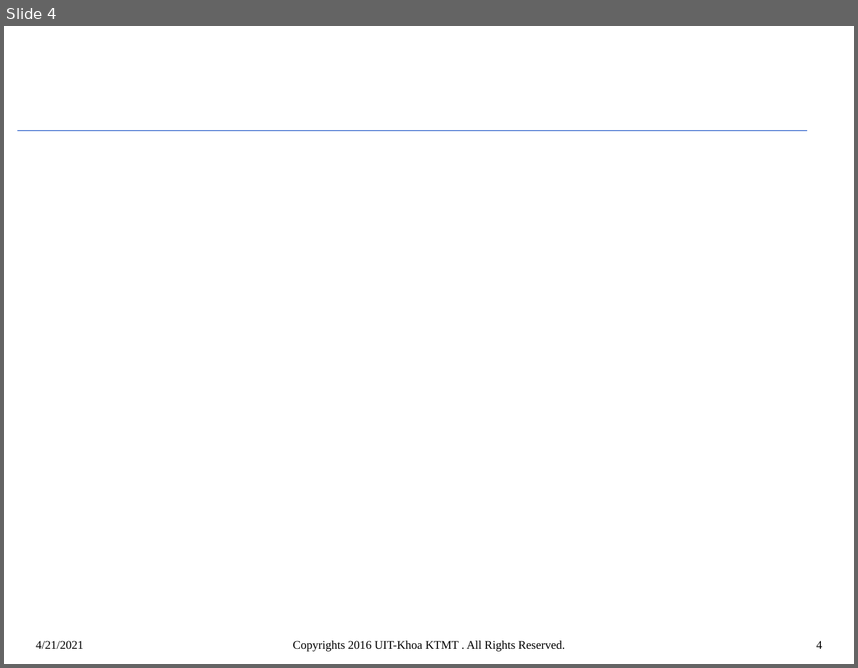
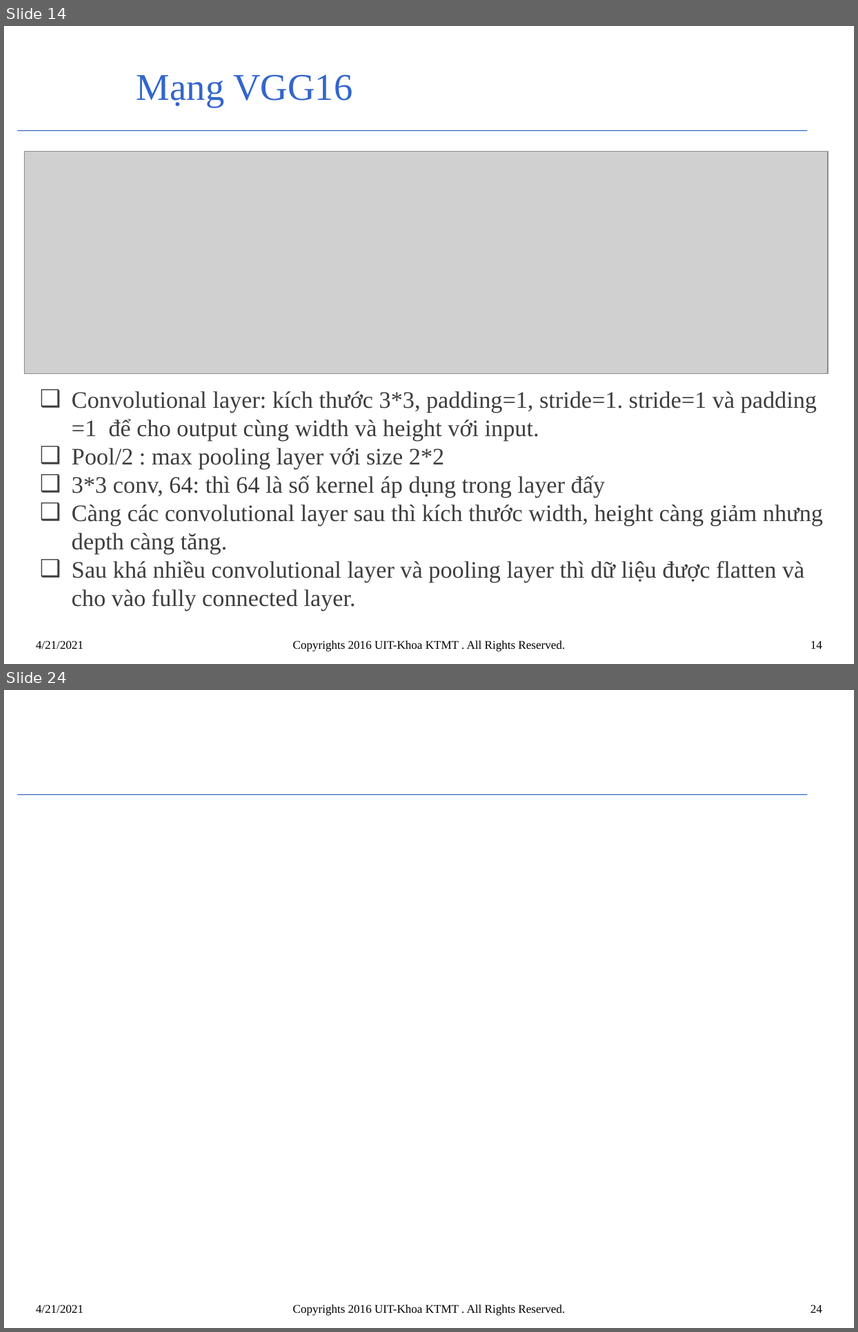
Before and after one commit to DuongTam1410/IU, a slide deck: Project/VGG16.pptx. Shown one above the other, each under a label of ours: slide 4 before the commit, slides 14 and 24 after it; the slides between them are not shown. The pictures are 858x668 and 858x1332 pixels, drawn with LibreOffice and Linux fonts; fonts in the diff are those of the drawing; grey boxes stand for pictures; background and template pictures are left out. Boxes give left, top, right and bottom in pixels: in the first picture for what was removed or moved away, otherwise in the second. Text is boxed around its words. In the diff, an @@ line names an element or a change of style, - is before the commit and + after.

```diff
--- a/Project/VGG16.pptx
+++ b/Project/VGG16.pptx
@@ slide 14 added at bbox=[4, 26, 854, 664], background #FFFFFF; not listed: 2 template elements that a slide beside it also shows @@
@@ title added at bbox=[136, 74, 352, 107], 32 pt, text #3366CC @@
+Mạng VGG16
@@ picture added at bbox=[25, 151, 828, 374] @@
@@ text added at bbox=[72, 391, 823, 610], 20 pt, text #3D3D3D @@
+❑ Convolutional layer: kích thước 3*3, padding=1, stride=1. stride=1 và padding =1 để cho output cùng width và height với input.
+❑ Pool/2 : max pooling layer với size 2*2
+❑ 3*3 conv, 64: thì 64 là số kernel áp dụng trong layer đấy
+❑ Càng các convolutional layer sau thì kích thước width, height càng giảm nhưng depth càng tăng.
+❑ Sau khá nhiều convolutional layer và pooling layer thì dữ liệu được flatten và cho vào fully connected layer.
@@ text added at bbox=[36, 640, 83, 648], 10 pt, text #000000 @@
+4/21/2021
@@ text added at bbox=[293, 640, 565, 651], 10 pt, text #000000 @@
+Copyrights 2016 UIT-Khoa KTMT . All Rights Reserved.
@@ page number added at bbox=[811, 640, 822, 648], 10 pt, text #000000 @@
+14
@@ what was slide 4 is now slide 24 @@
@@ page number at bbox=[811, 1304, 822, 1312]: text changed @@
-4
+24
```
Also in this commit, not shown: 3 slides changed, 21 other slides added, 1 other file.
